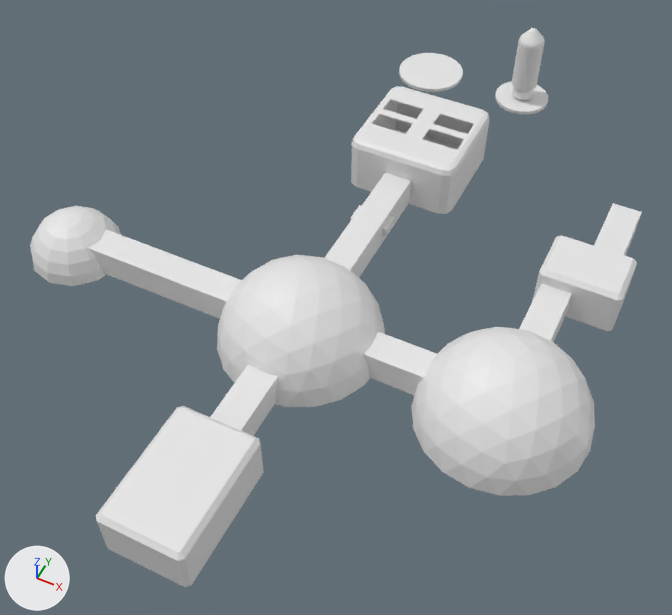
What one commit did to the Blender file Assets/UnfinishedMap.blend.
Camera for both pictures: a camera (50 mm lens) standing at (14.1, -14.6, 33.9) and looking at (0.3, 13.0, -0.5). The lights are fixed; the arrows at lower left show +X, +Y and +Z.

The scene before the commit, as lines of its bpy script (objects in view):
```python
ob_control_room = bpy.data.objects.new('Control Room', me_cube_001)
ob_control_room.location = (0.0, 24.0, 0.0)
ob_decompression = bpy.data.objects.new('Decompression', me_cube_010)
ob_decompression.location = (11.0, 20.22, 0.0)
ob_greenhouse = bpy.data.objects.new('Greenhouse', me_sphere)
ob_greenhouse.location = (-13.0, 10.0, 0.0)
ob_living = bpy.data.objects.new('Living', me_icosphere_004)
ob_living.location = (0.0, 10.0, 0.0)
ob_main_launch_pad = bpy.data.objects.new('Main Launch Pad', me_cylinder)
ob_main_launch_pad.location = (-3.0, 33.0, -0.1)
ob_rocket = bpy.data.objects.new('Rocket', me_cylinder_002)
ob_rocket.location = (3.0, 33.0, 2.52)
ob_sec_launch = bpy.data.objects.new('Sec Launch', me_cylinder_001)
ob_sec_launch.location = (3.0, 33.0, -0.1)
ob_stasis = bpy.data.objects.new('Stasis', me_cube)
ob_stasis.location = (0.0, 0.0, 0.0)
ob_storage = bpy.data.objects.new('Storage', me_icosphere_005)
ob_storage.location = (10.0, 10.0, 0.0)
# also in view: 'Walkway 2' at (-2.4, 10.0, 0.9); 'Walkway 3' at (10.0, 15.3, 0.9); 'Walkway 4' at (11.5, 21.8, 0.9); 'Walkway 1' at (0.0, 12.0, 0.9)
```
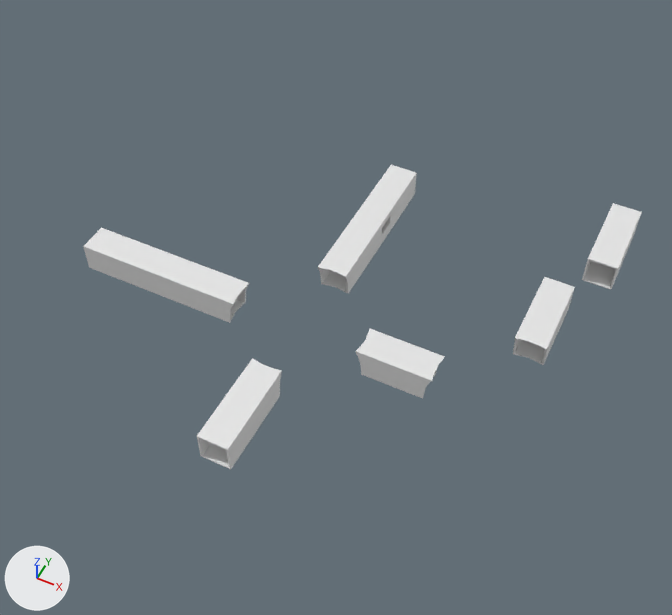
What differs and where, as boxes (x1, y1, x2, y2) in the pictures (672 x 615 px):
'Storage', hidden: before (412, 327, 595, 496)
'Living', hidden: before (217, 255, 385, 407)
'Stasis', hidden: before (96, 406, 264, 587)
'Control Room', hidden: before (351, 86, 489, 214)
'Decompression', hidden: before (532, 235, 637, 331)
'Greenhouse', hidden: before (30, 206, 122, 286)
'Main Launch Pad', hidden: before (399, 53, 463, 92)
'Rocket', hidden: before (512, 28, 545, 100)
'Sec Launch', hidden: before (495, 81, 548, 115)
'Walkway 1 Window Hole.001', hidden: before (351, 205, 394, 237)

The change, as a list of edits to the scene's bpy script:
```text
Change ob_living:
    add ob_living.hide_set(True)
Change ob_control_room:
    add ob_control_room.hide_set(True)
Change ob_storage:
    add ob_storage.hide_set(True)
Change ob_greenhouse:
    add ob_greenhouse.hide_set(True)
Change ob_main_launch_pad:
    add ob_main_launch_pad.hide_set(True)
Change ob_sec_launch:
    add ob_sec_launch.hide_set(True)
Change ob_rocket:
    add ob_rocket.hide_set(True)
Change ob_stasis:
    add ob_stasis.hide_set(True)
Change ob_decompression:
    add ob_decompression.hide_set(True)
Change ob_walkway_1_window_hole_001:
    add ob_walkway_1_window_hole_001.hide_set(True)
```
